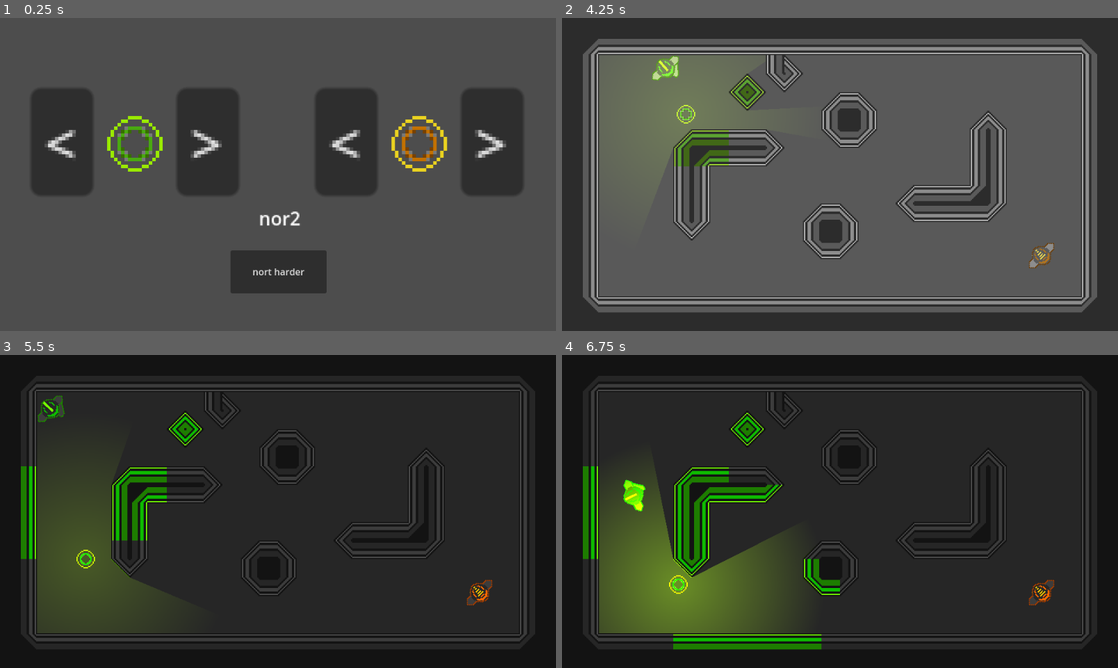
Above: before the commit, frames 1-4 (two rows, left to right).
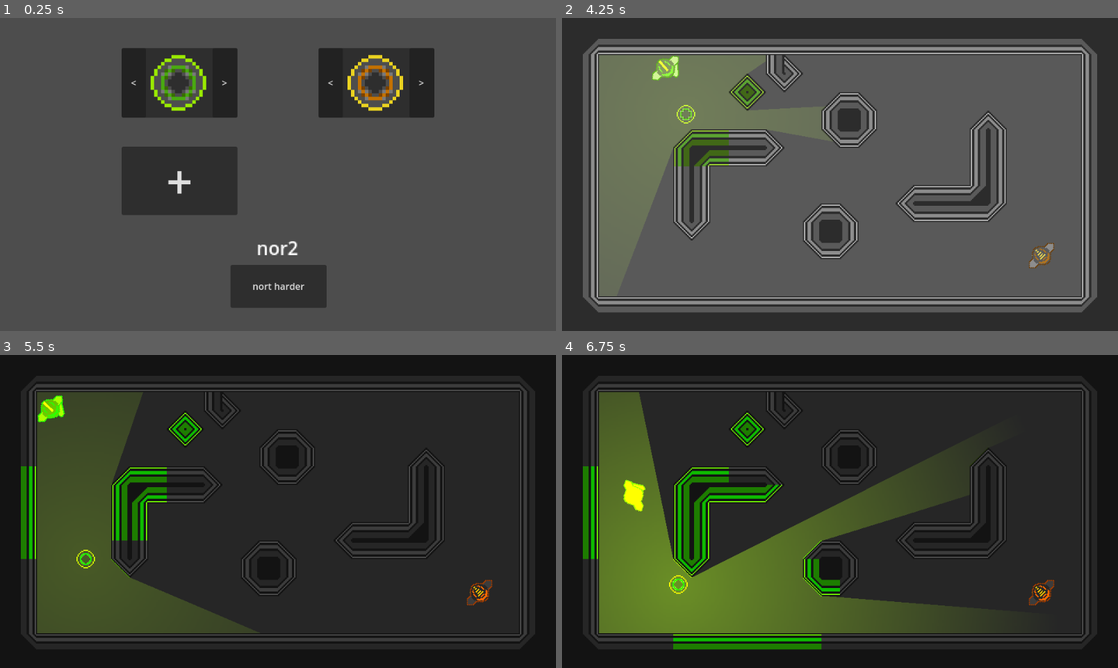
Above: after the commit, the same moments.

Repository: catgirl-software/nor2
Game: Godot game, scene res://scenes/game_scenes/title.tscn
The game is run twice, just before and just after one commit, with the same random seed, the same clock (stepped at 60 frames per second) and the same inputs.
Inputs (mouse positions are in pixels of both pictures, inside the frame that each line leads up to):
- Up to frame 1 (0.25 s): no input
- Up to frame 2 (4.25 s): click "nort harder" at 0.5 s; tap Enter at 1.25 s; move the mouse to (962, 158) at 1.27 s; hold D (keyboard_right) 1.28-2.03 s; hold Space (keyboard_throw) 1.28-2.03 s; click (962, 158) at 1.42 s; move the mouse to (728, 190) at 2.02 s; hold S (keyboard_down) 2.03-2.78 s; tap Space (keyboard_throw) at 2.1, 3.6 s; move the mouse to (895, 105) at 2.77 s; hold D (keyboard_right) 2.78-3.53 s; hold Space (keyboard_throw) 2.78-3.53 s; move the mouse to (812, 237) at 3.52 s; hold W (keyboard_up) from 3.53 s (still down); click (812, 237) at 3.67 s
- Up to frame 3 (5.5 s): move the mouse to (444, 558) at 4.27 s; release W (keyboard_up) at 4.28 s; hold Space (keyboard_throw) 4.28-5.03 s; hold A (keyboard_left) from 4.28 s (still down); move the mouse to (111, 464) at 5.02 s; tap Space (keyboard_throw) at 5.1 s
- Up to frame 4 (6.75 s): move the mouse to (867, 511) at 5.77 s; release A (keyboard_left) at 5.78 s; hold S (keyboard_down) 5.78-6.53 s; hold Space (keyboard_throw) 5.78-6.53 s; click (867, 511) at 5.92 s; move the mouse to (756, 433) at 6.52 s; hold D (keyboard_right) from 6.53 s (still down); tap Space (keyboard_throw) at 6.6 s

The runs differ from the first frame. In frame 1, 23% of the frame differs, in the area x 5-94%, y 9-93%; in frame 2, less than 0.1%; in frame 3, 4.0%; in frame 4, 17%.

Commit message:
Support adding more teams to the starting screen

Diff:
--- a/disc.tscn
+++ b/disc.tscn
@@ -23,3 +23,4 @@
 shadow_enabled = true
 shadow_color = Color(0, 0, 0, 0.909804)
 texture = ExtResource("3_y555e")
+texture_scale = 2.6
--- /dev/null
+++ b/scenes/component_scenes/title_playerbox.gd
@@ -0,0 +1,20 @@
+extends PanelContainer
+
+@export var starting_team : int
+var team : int
+
+func _ready():
+	team = starting_team
+	$HBoxContainer/CenterContainer/disc.frame = team
+
+func up():
+	team += 1
+	if team > 4:
+		team = 1
+	$HBoxContainer/CenterContainer/disc.frame = team
+
+func down():
+	team -= 1
+	if team < 1:
+		team = 4
+	$HBoxContainer/CenterContainer/disc.frame = team
--- /dev/null
+++ b/scenes/component_scenes/title_playerbox.tscn
@@ -0,0 +1,39 @@
+[gd_scene load_steps=3 format=3 uid="uid://lde3owvbf8ep"]
+
+[ext_resource type="Script" path="res://scenes/component_scenes/title_playerbox.gd" id="1_6whbx"]
+[ext_resource type="Texture2D" uid="uid://dd1rasmpuckf6" path="res://sprites/ase/discs_notrail.png" id="1_qbrp4"]
+
+[node name="Panel" type="PanelContainer"]
+custom_minimum_size = Vector2(200, 120)
+offset_right = 200.0
+offset_bottom = 120.0
+script = ExtResource("1_6whbx")
+
+[node name="HBoxContainer" type="HBoxContainer" parent="."]
+layout_mode = 2
+
+[node name="down" type="Button" parent="HBoxContainer"]
+layout_mode = 2
+size_flags_horizontal = 3
+text = "<"
+
+[node name="CenterContainer" type="CenterContainer" parent="HBoxContainer"]
+custom_minimum_size = Vector2(60, 0)
+layout_mode = 2
+size_flags_horizontal = 3
+size_flags_stretch_ratio = 2.5
+
+[node name="disc" type="Sprite2D" parent="HBoxContainer/CenterContainer"]
+position = Vector2(52, 60)
+scale = Vector2(6, 6)
+texture = ExtResource("1_qbrp4")
+vframes = 5
+frame = 1
+
+[node name="up" type="Button" parent="HBoxContainer"]
+layout_mode = 2
+size_flags_horizontal = 11
+text = ">"
+
+[connection signal="pressed" from="HBoxContainer/down" to="." method="down"]
+[connection signal="pressed" from="HBoxContainer/up" to="." method="up"]
--- a/scenes/game_scenes/title.tscn
+++ b/scenes/game_scenes/title.tscn
@@ -1,42 +1,38 @@
-[gd_scene load_steps=4 format=3 uid="uid://oe1olw403qwt"]
+[gd_scene load_steps=3 format=3 uid="uid://oe1olw403qwt"]
 
-[ext_resource type="Texture2D" uid="uid://dd1rasmpuckf6" path="res://sprites/ase/discs_notrail.png" id="1_8nglu"]
+[ext_resource type="PackedScene" uid="uid://lde3owvbf8ep" path="res://scenes/component_scenes/title_playerbox.tscn" id="1_7tju6"]
 
 [sub_resource type="GDScript" id="GDScript_d1hpf"]
 resource_name = "title_control"
 script/source = "extends Control
 
 @onready var level = preload(\"res://scenes/game_scenes/map1.tscn\")
+@export var player_select_scene : PackedScene
+
+@onready var button = $GridContainer/Button
 
 func start_game():
-	if $p1.team == $p2.team:
-		return
-	ScoreTracker.initialise([$p1.team, $p2.team], 5)
+	var players = $GridContainer.get_children()
+	# Includes the button
+
+	var teams : Array[int] = []
+	for player in players:
+		if player is PanelContainer:
+			teams.append(player.team)
+	ScoreTracker.initialise(teams, 5)
 	RoundHandler.start()
-"
 
-[sub_resource type="GDScript" id="GDScript_hpqmg"]
-resource_name = "colourselect"
-script/source = "extends Sprite2D
 
-@export var starting_team : int
-var team : int
+func _add_player_button_pressed():
+	if player_select_scene and $GridContainer.get_child_count() < 5:
+		var new_item = player_select_scene.instantiate()
+		new_item.starting_team = $GridContainer.get_child_count()
+		$GridContainer.add_child(new_item)
 
-func _ready():
-	team = starting_team
-	frame = team
+		$GridContainer.move_child(button, $GridContainer.get_child_count() - 1)
 
-func up():
-	team += 1
-	if team > 4:
-		team = 1
-	frame = team
-
-func down():
-	team -= 1
-	if team < 1:
-		team = 4
-	frame = team
+		if $GridContainer.get_child_count() == 5:
+			$GridContainer/Button.visible = false
 "
 
 [node name="title" type="Control"]
@@ -45,83 +41,54 @@
 offset_right = 960.0
 offset_bottom = 540.0
 script = SubResource("GDScript_d1hpf")
+player_select_scene = ExtResource("1_7tju6")
 
 [node name="RichTextLabel" type="RichTextLabel" parent="."]
 layout_mode = 1
 anchors_preset = -1
 anchor_right = 1.0
 anchor_bottom = 1.0
-offset_left = 447.0
-offset_top = 322.0
-offset_right = -473.0
-offset_bottom = -178.0
+offset_left = 443.0
+offset_top = 373.0
+offset_right = -477.0
+offset_bottom = -127.0
 scale = Vector2(2, 2)
 text = "nor2"
 
 [node name="Button" type="Button" parent="."]
 layout_mode = 0
 offset_left = 398.0
-offset_top = 401.0
+offset_top = 426.0
 offset_right = 564.0
-offset_bottom = 475.0
+offset_bottom = 500.0
 text = "nort harder"
 
-[node name="p1" type="Sprite2D" parent="."]
-position = Vector2(233, 217)
-scale = Vector2(6, 6)
-texture = ExtResource("1_8nglu")
-vframes = 5
-frame = 1
-script = SubResource("GDScript_hpqmg")
+[node name="GridContainer" type="GridContainer" parent="."]
+layout_mode = 1
+anchors_preset = 5
+anchor_left = 0.5
+anchor_right = 0.5
+offset_left = -270.0
+offset_top = 52.0
+offset_right = 270.0
+offset_bottom = 354.0
+grow_horizontal = 2
+theme_override_constants/h_separation = 140
+theme_override_constants/v_separation = 50
+columns = 2
+
+[node name="p1" parent="GridContainer" instance=ExtResource("1_7tju6")]
+layout_mode = 2
 starting_team = 1
 
-[node name="down" type="Button" parent="p1"]
-offset_left = -30.0
-offset_top = -16.0
-offset_right = -12.0
-offset_bottom = 15.0
-text = "<"
-
-[node name="up" type="Button" parent="p1"]
-anchors_preset = 1
-anchor_left = 1.0
-anchor_right = 1.0
-offset_left = -4.0
-offset_top = -16.0
-offset_right = 14.0
-offset_bottom = 15.0
-grow_horizontal = 0
-text = ">"
-
-[node name="p2" type="Sprite2D" parent="."]
-position = Vector2(724, 217)
-scale = Vector2(6, 6)
-texture = ExtResource("1_8nglu")
-vframes = 5
-frame = 2
-script = SubResource("GDScript_hpqmg")
+[node name="p2" parent="GridContainer" instance=ExtResource("1_7tju6")]
+layout_mode = 2
 starting_team = 2
 
-[node name="down" type="Button" parent="p2"]
-offset_left = -30.0
-offset_top = -16.0
-offset_right = -12.0
-offset_bottom = 15.0
-text = "<"
-
-[node name="up" type="Button" parent="p2"]
-anchors_preset = 1
-anchor_left = 1.0
-anchor_right = 1.0
-offset_left = -4.0
-offset_top = -16.0
-offset_right = 14.0
-offset_bottom = 15.0
-grow_horizontal = 0
-text = ">"
+[node name="Button" type="Button" parent="GridContainer"]
+layout_mode = 2
+theme_override_font_sizes/font_size = 80
+text = "+"
 
 [connection signal="pressed" from="Button" to="." method="start_game"]
-[connection signal="pressed" from="p1/down" to="p1" method="down"]
-[connection signal="pressed" from="p1/up" to="p1" method="up"]
-[connection signal="pressed" from="p2/down" to="p2" method="down"]
-[connection signal="pressed" from="p2/up" to="p2" method="up"]
+[connection signal="pressed" from="GridContainer/Button" to="." method="_add_player_button_pressed"]
